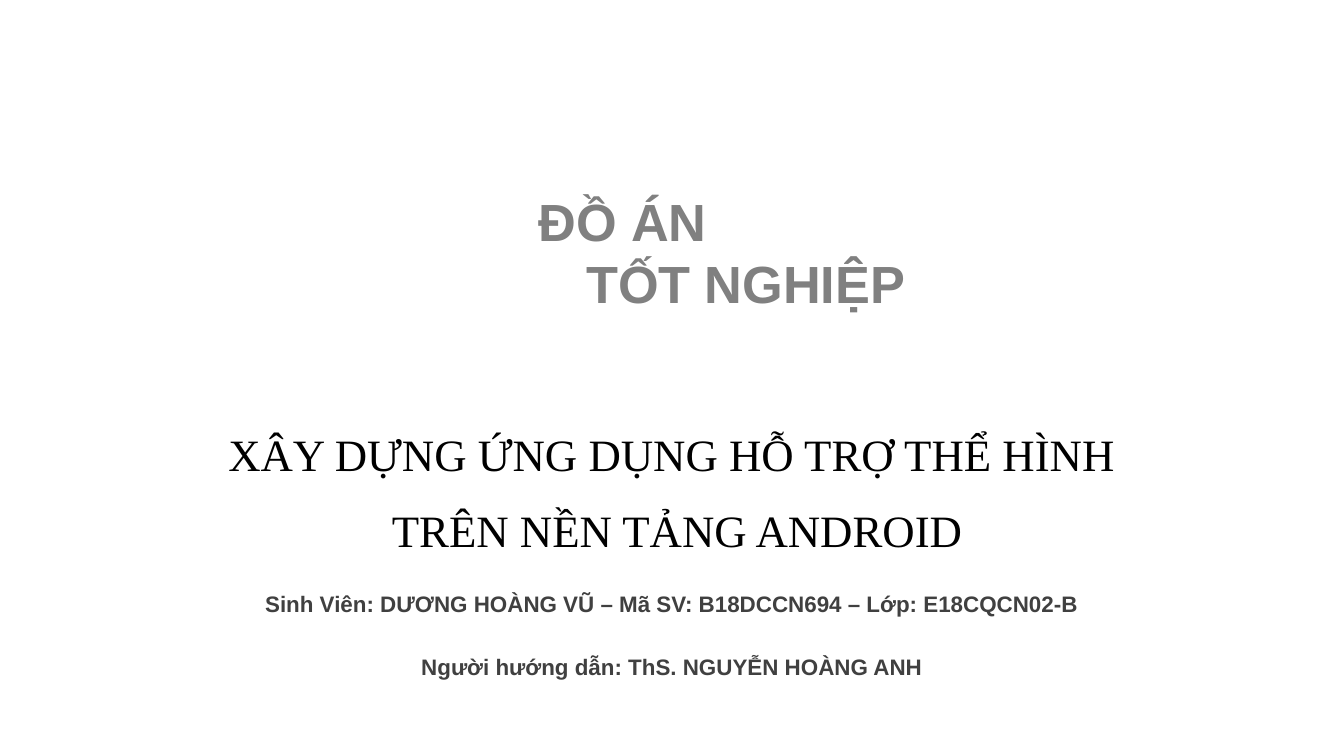
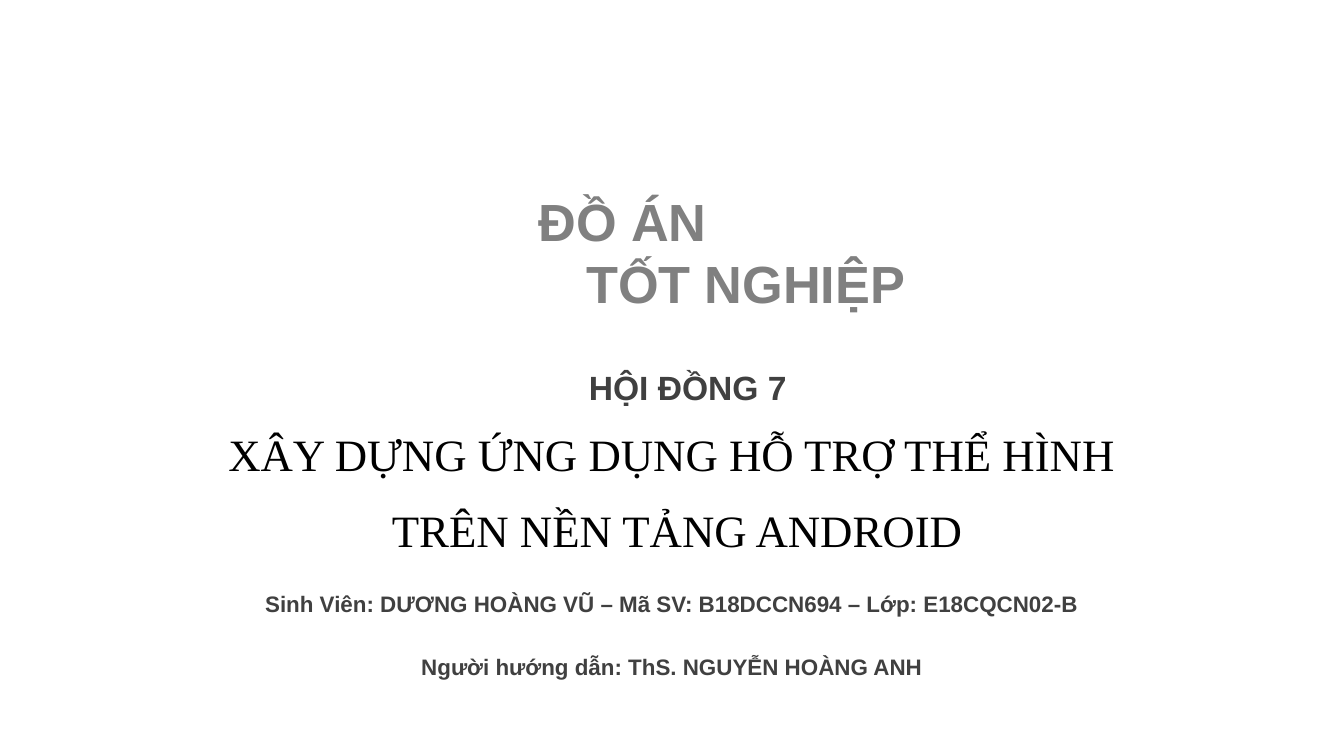
Before and after one commit to dhvu2000/FinalProject, a slide deck: slide 1 of docs/Powerpoint đồ án tốt nghiệp.pptx. Drawn at 1344x756 pixels with LibreOffice and Linux fonts; fonts in the diff are those of the drawing; background and template pictures are left out. Boxes give left, top, right and bottom in pixels: in the first picture for what was removed or moved away, otherwise in the second. Text is boxed around its words. In the diff, an @@ line names an element or a change of style, - is before the commit and + after.

Commit message:
update powerpoint

```diff
--- a/docs/Powerpoint đồ án tốt nghiệp.pptx
+++ b/docs/Powerpoint đồ án tốt nghiệp.pptx
@@ text added at (589, 373, 787, 406), 18 pt, text #404040, bold @@
+HỘI ĐỒNG 7
```
